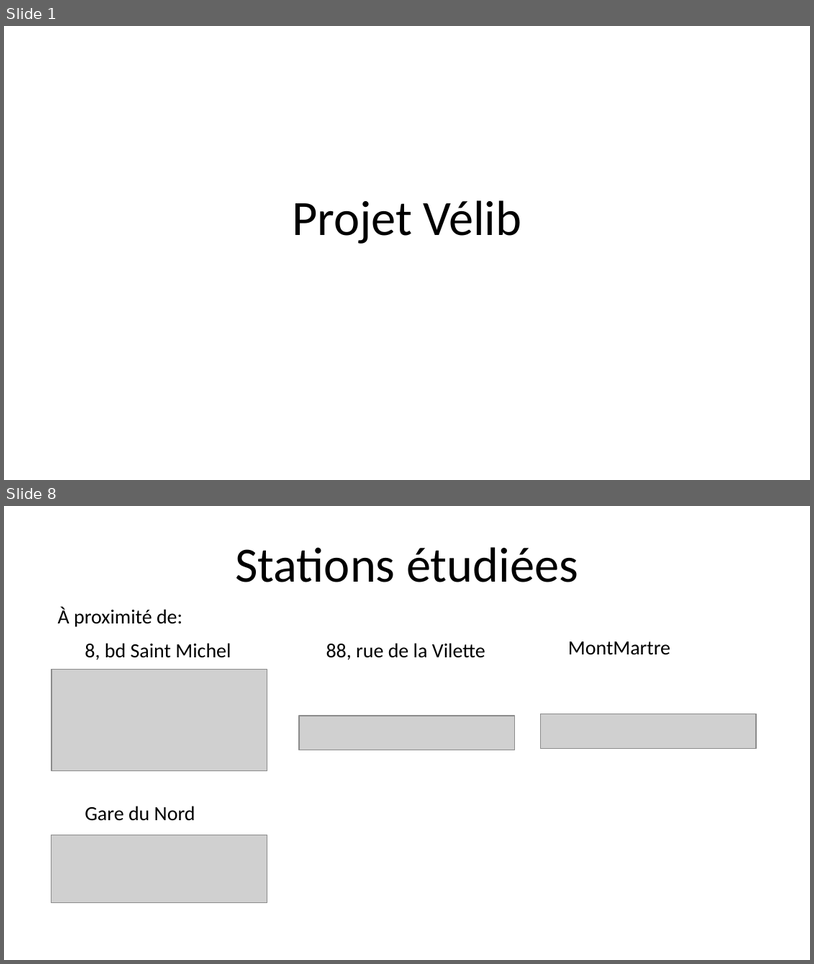
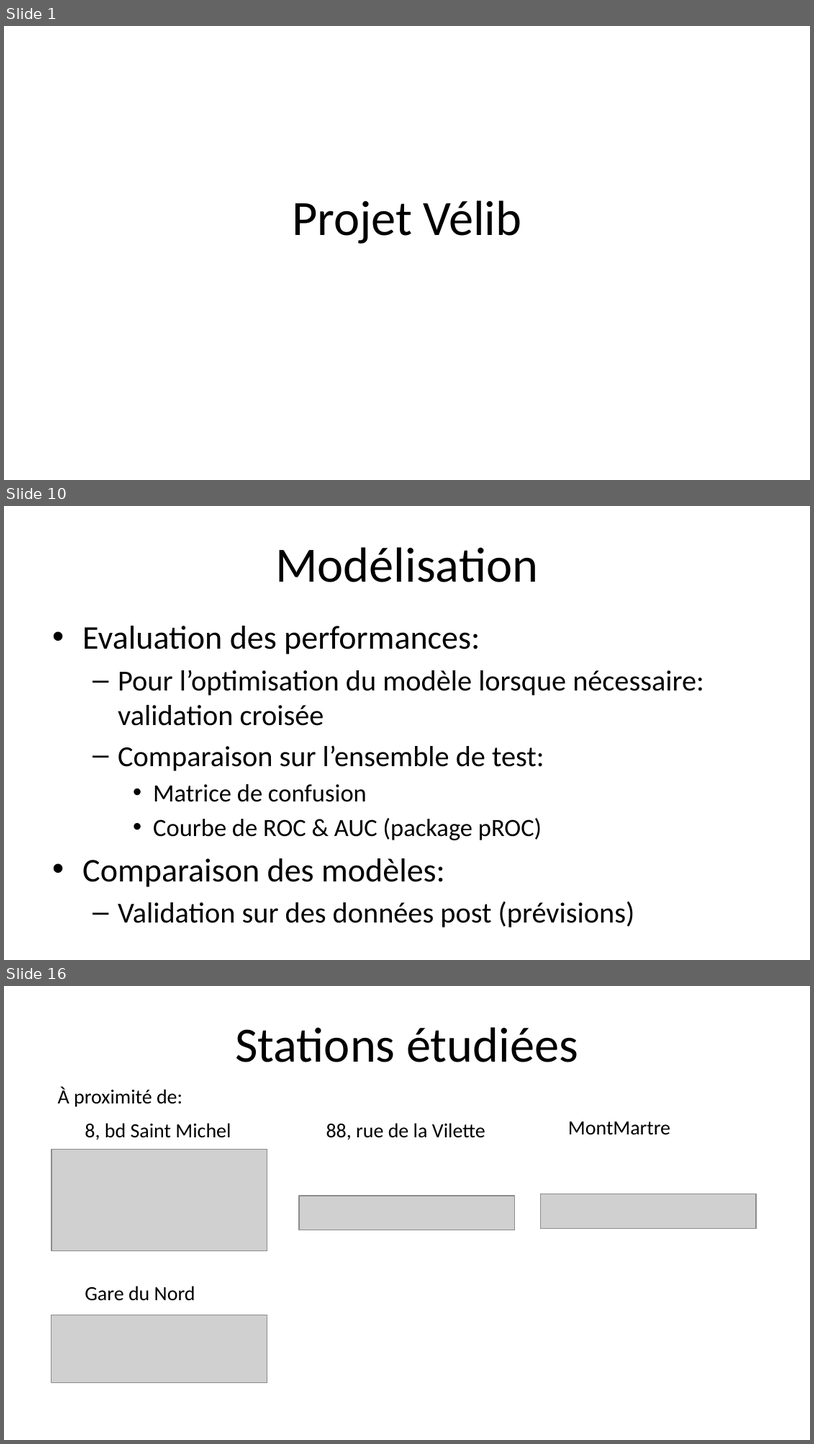
Before and after one commit to DianeBeldame/AppVelib, a slide deck: Presentation v0.1.pptx. Shown one above the other, each under a label of ours: slides 1 and 8 before the commit, slides 1, 10 and 16 after it; the slides between them are not shown. The pictures are 814x964 and 814x1444 pixels, drawn with LibreOffice and Linux fonts; fonts in the diff are those of the drawing; grey boxes stand for pictures. Boxes give left, top, right and bottom in pixels: in the first picture for what was removed or moved away, otherwise in the second. Text is boxed around its words. In the diff, an @@ line names an element or a change of style, - is before the commit and + after.

```diff
--- a/Presentation v0.1.pptx
+++ b/Presentation v0.1.pptx
@@ slide 10 added at [4, 506, 810, 960], background #FFFFFF @@
@@ title added at [275, 547, 538, 582], 44 pt, text #000000 @@
+Modélisation
@@ text added at [82, 626, 705, 927], 25.9 pt, text #000000 @@
+• Evaluation des performances:
+  – Pour l’optimisation du modèle lorsque nécessaire: validation croisée
+  – Comparaison sur l’ensemble de test:
+    • Matrice de confusion
+    • Courbe de ROC & AUC (package pROC)
+• Comparaison des modèles:
+  – Validation sur des données post (prévisions)
@@ what was slide 8 is now slide 16 @@
```
Also in this commit, not shown: 6 slides changed, 9 other slides added, 3 other files.
